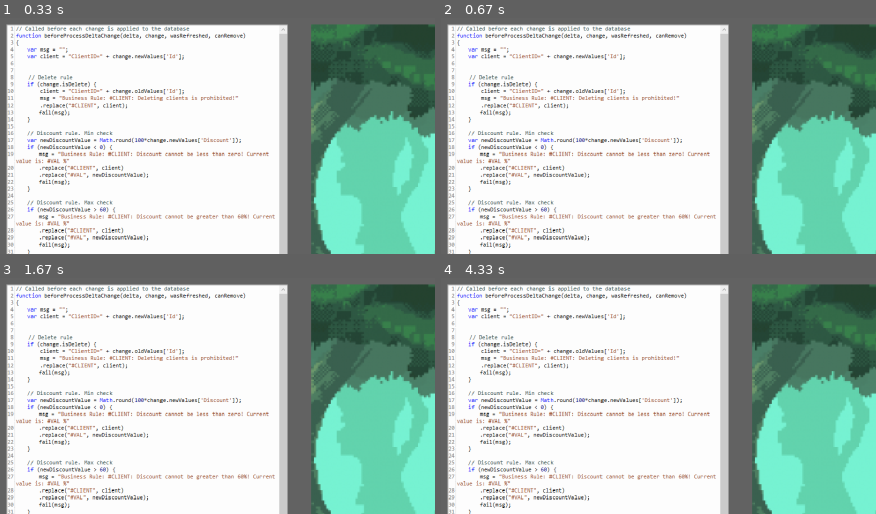
Above: before the commit, frames 1-4 (two rows, left to right).
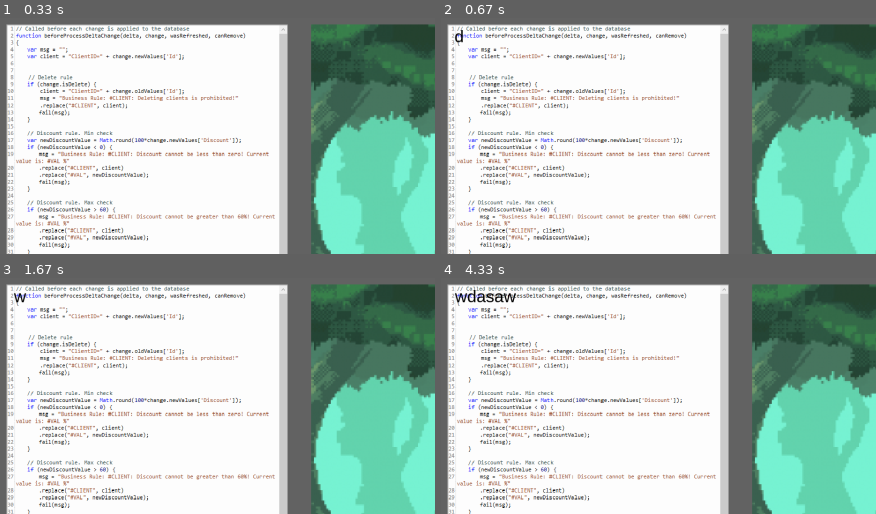
Above: after the commit, the same moments.

Repository: filipblaha/Pythland
Game: pygame game, started from main.py
Two runs of this game, one before a commit and one after it. Both use one fixed random seed, a clock stepped at 60 frames per second and the inputs below.
Inputs (mouse positions are % of the whole screen's width and height, from its top left):
- Up to frame 1 (0.33 s): no input
- Up to frame 2 (0.67 s): hold D from 0.33 s (still down)
- Up to frame 3 (1.67 s): release D at 0.8 s; tap Backspace at 0.88 s; click (83, 47) at 1.27 s; hold W from 1.55 s (still down)
- Up to frame 4 (4.33 s): release W at 1.85 s; hold D 1.88-2.35 s; click (17, 86) at 2.43 s; hold A 2.72-3.25 s; hold S 3.28-3.58 s; hold A 3.62-4.02 s; hold W from 4.05 s (still down)
The pictures show only the part of the screen within x 0-50%, y 0-50%; the shares and areas given below are measured in that part.

Frame 1 is identical in both runs. In frame 2, less than 0.1% of the frame differs, in the area x 3-6%, y 5-11%; in frame 3, less than 0.1%; in frame 4, 0.4%, in the area x 3-18%, y 5-11%.

Commit message:
pisu do pygame!

Diff:
--- a/Tester.py
+++ b/Tester.py
@@ -0,0 +1,5 @@
+class Tester:
+    def __init__(self):
+        pass
+
+    def test_for(self):
--- a/Text.py
+++ b/Text.py
@@ -5,7 +5,17 @@
     def __init__(self, font_name, size, *groups):
         super().__init__(*groups)
         self.f = pygame.font.SysFont(font_name, size)
+        self.user_text = []
+        self.user_text.append("")
 
     def render(self, render_to, text_to_render, x, y):
         text_surf = self.f.render(text_to_render, True, (255, 255, 255))
         render_to.display.blit(text_surf, (x - text_surf.get_width() // 2, y - text_surf.get_height() // 2))
+
+    def render_user_text(self, render_to, x, y):
+        text_height = 0
+        for i, row in enumerate(self.user_text):
+            text_surf = self.f.render(row, True, (0, 0, 0))
+            text_width, text_text_height = text_surf.get_size()
+            render_to.display.blit(text_surf, (x, y + i * text_text_height))
+            text_height = text_text_height
--- /dev/null
+++ b/kod.py
@@ -0,0 +1,45 @@
+import pygame
+import sys
+
+pygame.init()
+
+# Nastavení okna Pygame
+sirka, vyska = 800, 600
+okno = pygame.display.set_mode((sirka, vyska))
+
+# Barvy
+bila = (255, 255, 255)
+cerna = (0, 0, 0)
+
+# Font pro textový vstup
+font = pygame.font.Font(None, 36)
+
+# Proměnná pro ukládání textového vstupu
+text = ""
+
+
+def player_input():
+    for event in pygame.event.get():
+        if event.type == pygame.QUIT:
+            pygame.quit()
+            sys.exit()
+        elif event.type == pygame.KEYDOWN:
+            if event.key == pygame.K_BACKSPACE:
+                text = text[:-1]
+            else:
+                text += event.unicode
+
+
+while True:
+
+
+    # Vykreslení pozadí
+    okno.fill(bila)
+
+    # Vykreslení textu
+    text_surface = font.render(text, True, cerna)
+    sirka_textu, vyska_textu = text_surface.get_size()
+    okno.blit(text_surface, ((sirka - sirka_textu) // 2, (vyska - vyska_textu) // 2))
+
+    # Aktualizace okna
+    pygame.display.flip()
--- a/main.py
+++ b/main.py
@@ -11,17 +11,33 @@
 start_time = time.time()
 run = True
 
+font = pygame.font.Font(None, 36)
+
 
 def player_input():
     for event in pygame.event.get():
+        # user pressing ESC or X (CLOSE APP) to quit
         if event.type == pygame.QUIT or event.type == pygame.KEYDOWN and event.key == pygame.K_ESCAPE:
             return False
+        # user pressing button to check
         elif event.type == pygame.MOUSEBUTTONDOWN and event.button == 1:
-            mouse_x, mouse_y = pygame.mouse.get_pos()
-            if button.rect.collidepoint(mouse_x, mouse_y):
-                pygame.time.set_timer(pygame.USEREVENT, 500)
+            return "BUTTON_PRESSED"
+        # the code is right
         elif event.type == pygame.USEREVENT:
-            player.change_animation()
+            return "ANIMATION"
+        # user pressing keys
+        elif event.type == pygame.KEYDOWN:
+            # pressed ENTER
+            if event.key == pygame.K_RETURN:
+                return "ENTER"
+            # pressed BACKSPACE
+            elif event.key == pygame.K_BACKSPACE:
+                if text.user_text:
+                    return "BACKSPACE"
+            # pressed other keys
+            else:
+                if not text.user_text or event.key != pygame.K_KP_ENTER:
+                    text.user_text[-1] += event.unicode
     return pygame.key.get_pressed()
 
 
@@ -29,8 +45,18 @@
     global run
     if not action:
         run = False
-    #else:
-        #player.movement(action_from_input)
+    if action == "ENTER":
+        text.user_text.append("")
+    # pressed BACKSPACE
+    elif action == "BACKSPACE":
+        if text.user_text:
+            text.user_text[-1] = text.user_text[-1][:-1]
+    elif action == "BUTTON_PRESSED":
+        mouse_x, mouse_y = pygame.mouse.get_pos()
+        if button.rect.collidepoint(mouse_x, mouse_y):
+            pygame.time.set_timer(pygame.USEREVENT, 500)
+    elif action == "ANIMATION":
+        player.change_animation()
 
 
 def render_game():
@@ -46,7 +72,8 @@
         screen.display.blit(hearthd.sprite, hearthd.rect)
 
     # text.render(screen, str(player.rect.x), 200, 200)
-    # text.render(screen, str(player.rect.y), 200, 240)
+    text.render_user_text(screen, 65, 55)
+    # text_surface = font.render(text.user_text, True, (255, 255, 255))
 
 
 def update():
@@ -62,7 +89,7 @@
 
 hearth = [None] * 10
 for i in range(10):
-    hearth[i] = Object('hearth.png', 50, 50, 1050+i*+55, 550)
+    hearth[i] = Object('hearth.png', 50, 50, 1050 + i * +55, 550)
 
 text = Text("Arial", 36)
 
